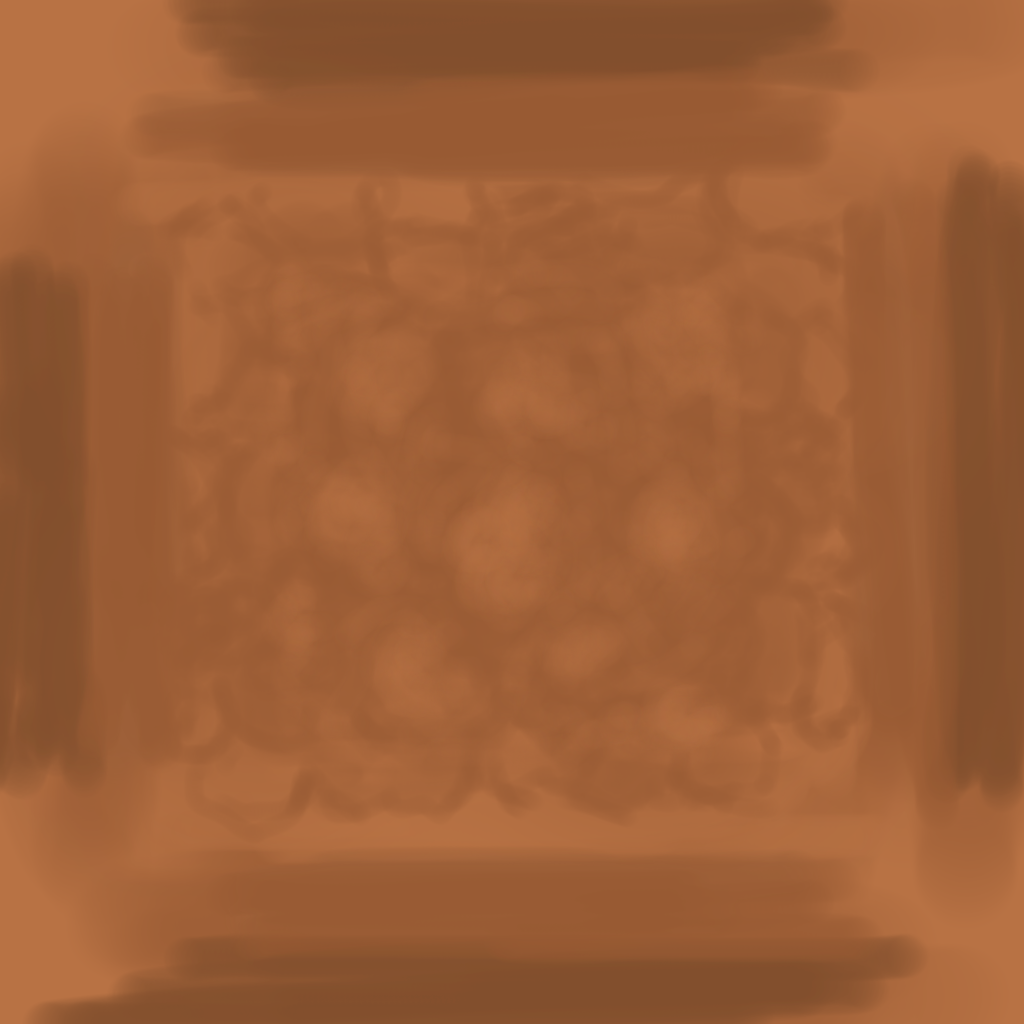
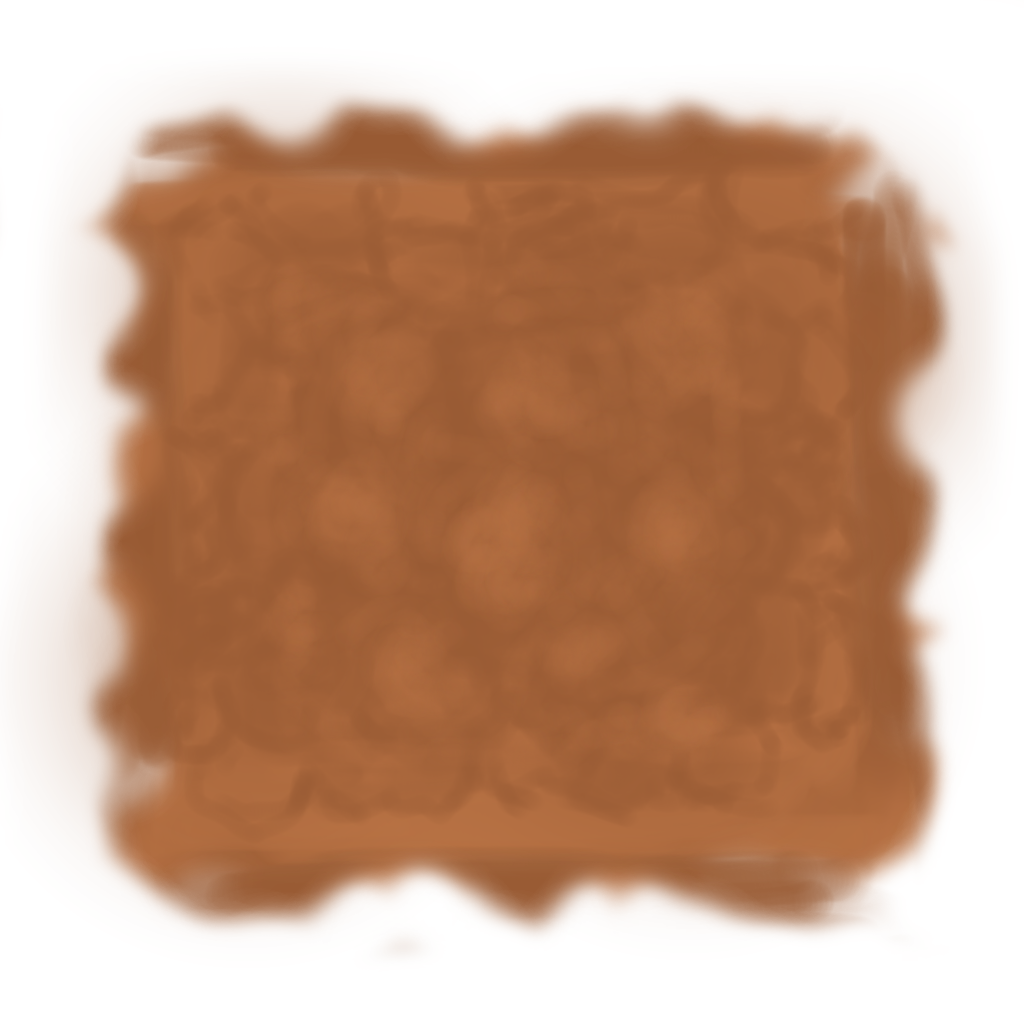
Layered file, before and after one edit (1024×1024). Changes by layer:
painted on "Paint Layer 18" over [0, 0, 1024, 1024]
renamed "Paint Layer 16" to "Background Merged", painted on it over [0, 0, 1024, 1024]
removed layer "Paint Layer 12" over [0, 0, 1024, 1024]
removed layer "Background" over [0, 0, 1024, 1024]
